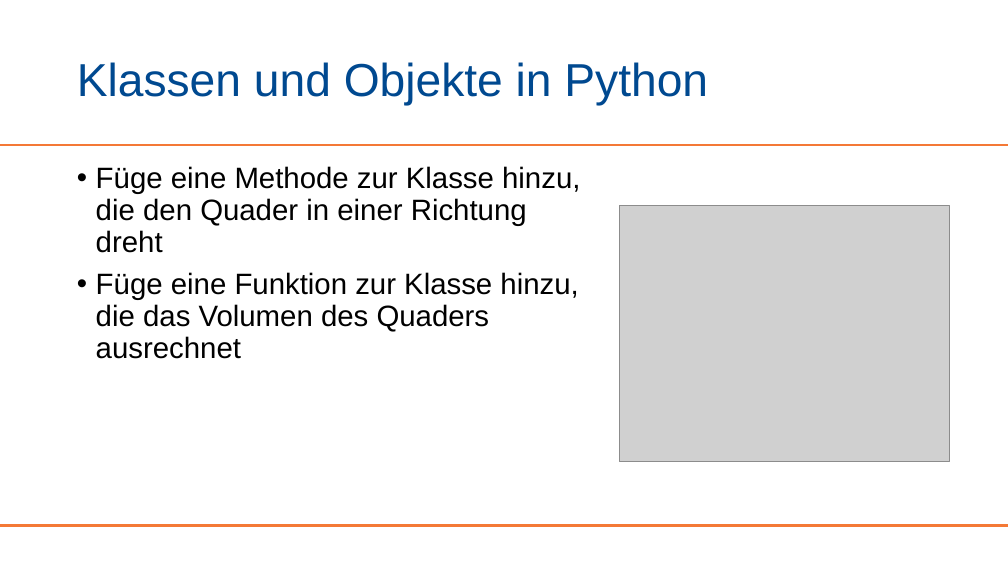
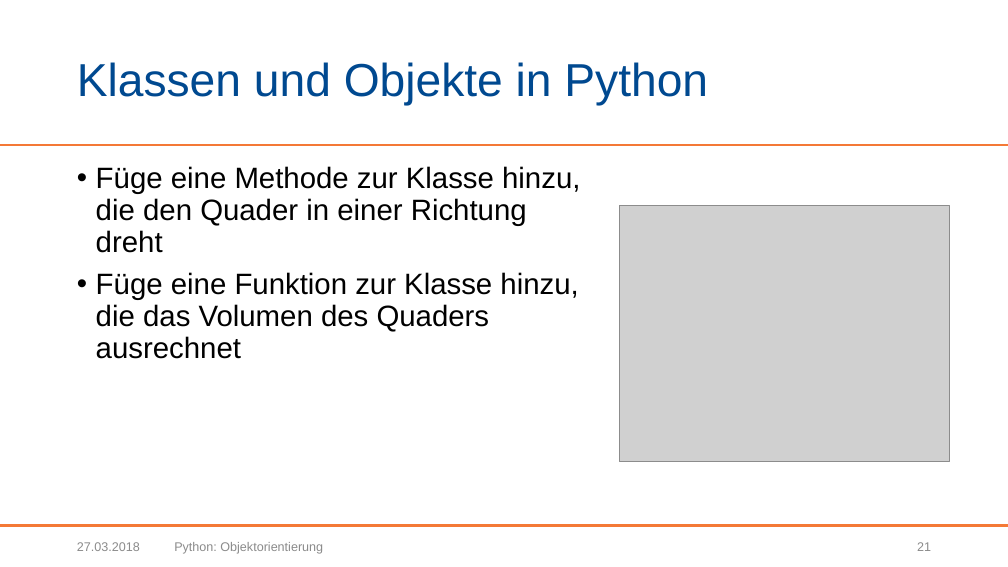
Before and after one commit to BogyMitutoyoCTL/Sophy-Preparation, a slide deck: slide 21 of Präsentationen/Python Erweitert.pptx. Drawn at 1008x567 pixels with LibreOffice and Linux fonts; fonts in the diff are those of the drawing; grey boxes stand for pictures; background and template pictures are left out. Boxes give left, top, right and bottom in pixels: in the first picture for what was removed or moved away, otherwise in the second. Text is boxed around its words. In the diff, an @@ line names an element or a change of style, - is before the commit and + after.

```diff
--- a/Präsentationen/Python Erweitert.pptx
+++ b/Präsentationen/Python Erweitert.pptx
@@ text added at <box>77,542,140,551</box>, 12 pt, text #8C8C8C @@
+27.03.2018
@@ text added at <box>174,542,323,554</box>, 12 pt, text #8C8C8C @@
+Python: Objektorientierung
@@ page number added at <box>917,542,931,551</box>, 12 pt, text #8C8C8C @@
+21
```
Also in this commit, not shown: 33 other slides changed.
